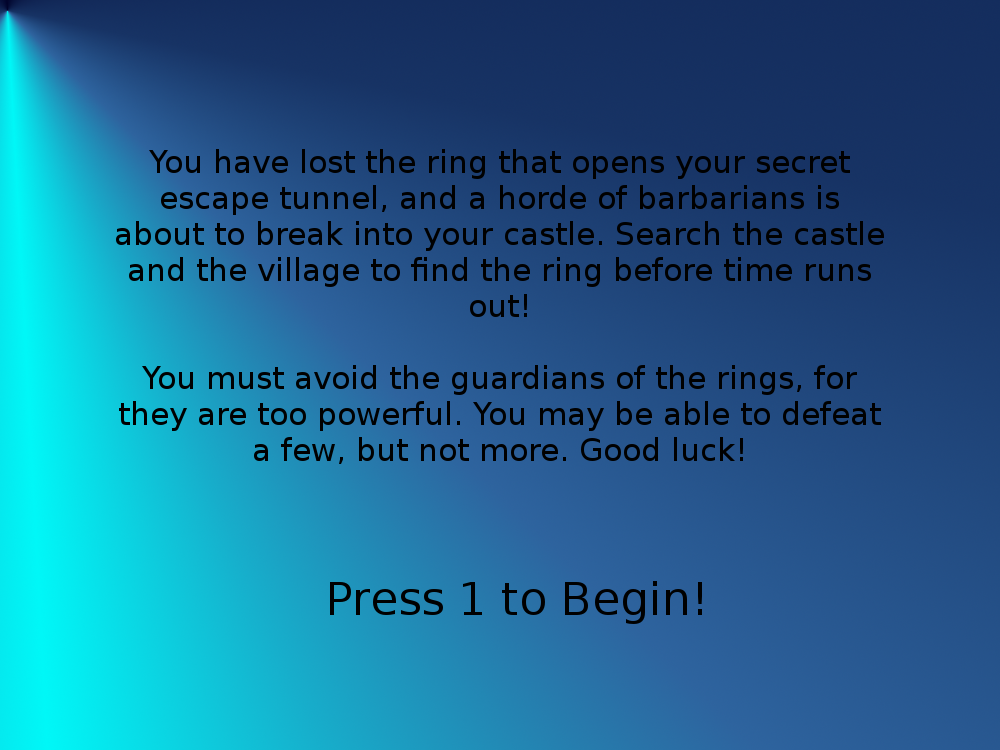
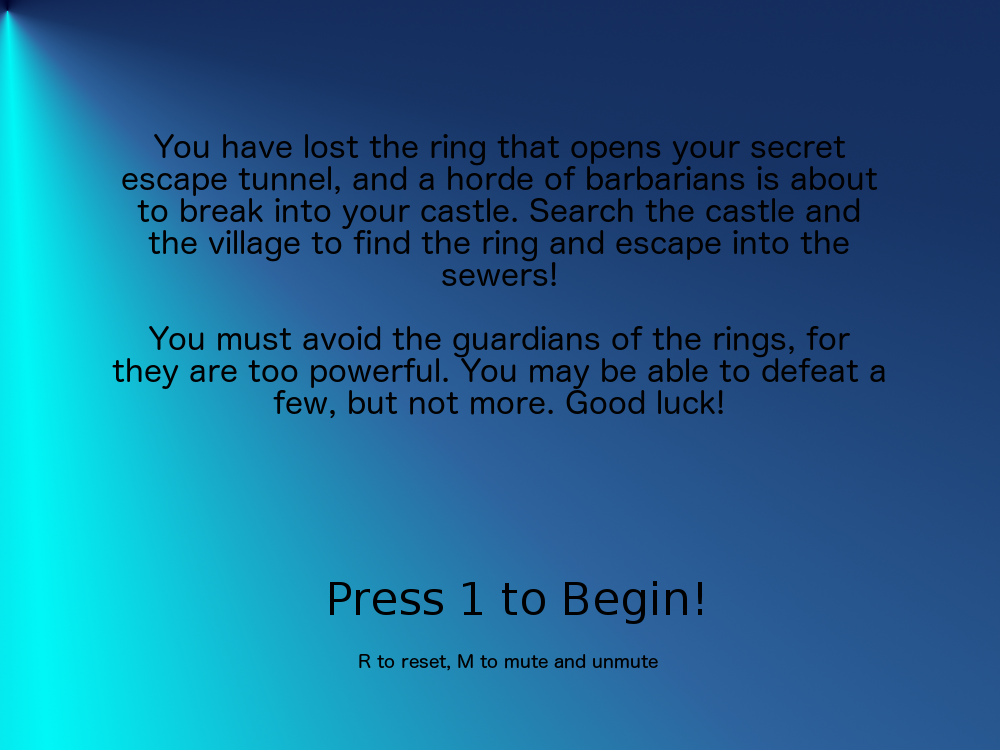
Before/after of a 1000×750 layered artwork. What changed in the layer stack:
added layer "R to reset, M to mute and unmu..." above "..." over (359, 654, 658, 671)
painted on "..." over (112, 134, 885, 464)
